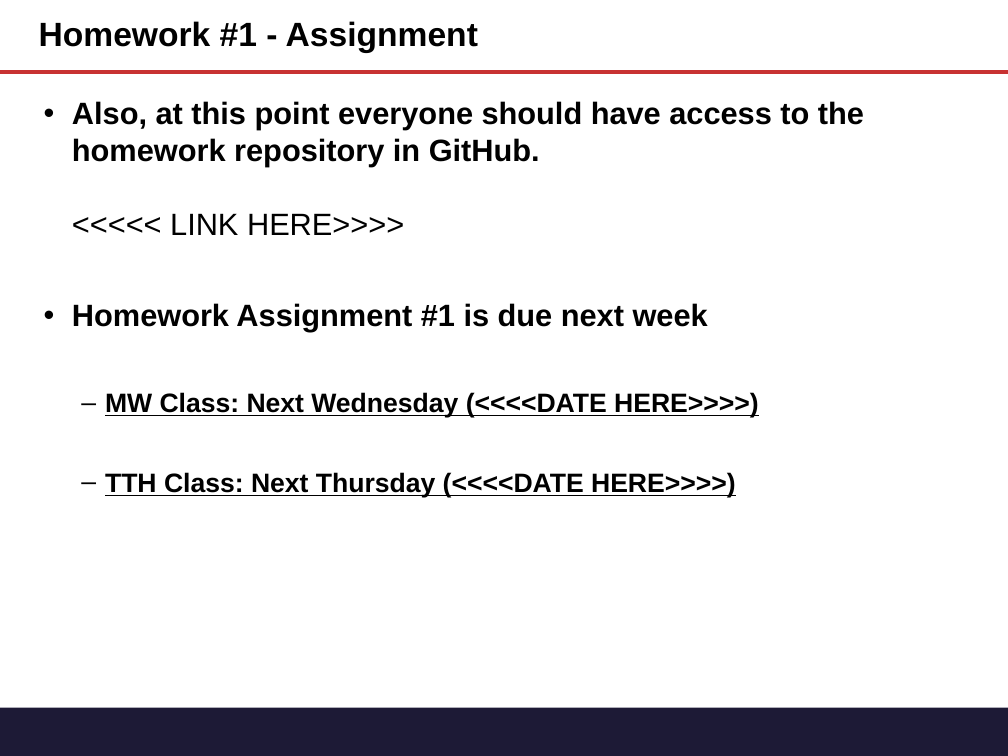
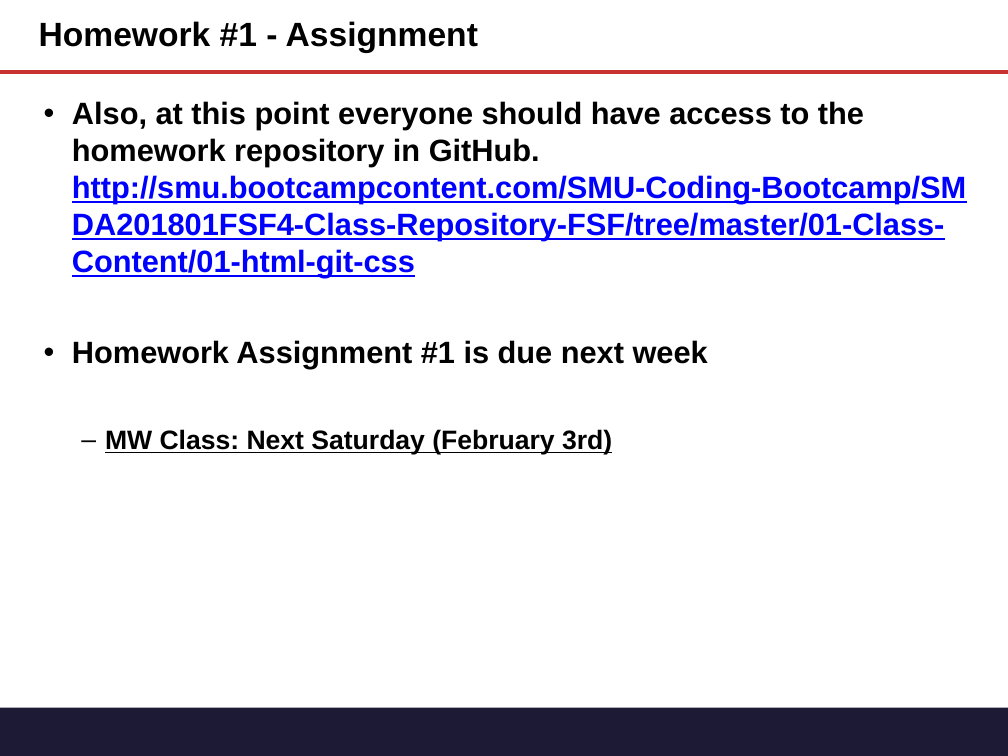
Before and after one commit to CourtneyDM/smu-class-repo, a slide deck: slide 5 of 02-lesson-plans/part-time/01-Week/02-Day/Slide-Shows/Gitn_Pro_HTML_CSS.pptx. Drawn at 1008x756 pixels with LibreOffice and Linux fonts; fonts in the diff are those of the drawing. Boxes give left, top, right and bottom in pixels: in the first picture for what was removed or moved away, otherwise in the second. Text is boxed around its words. In the diff, an @@ line names an element or a change of style, - is before the commit and + after.

```diff
--- a/02-lesson-plans/part-time/01-Week/02-Day/Slide-Shows/Gitn_Pro_HTML_CSS.pptx
+++ b/02-lesson-plans/part-time/01-Week/02-Day/Slide-Shows/Gitn_Pro_HTML_CSS.pptx
@@ text at [72, 101, 966, 278]: text changed; text colour #000000 to #0000FF @@
-• Also, at this point everyone should have access to the homework repository in GitHub.
-  <<<<< LINK HERE>>>>
+• Also, at this point everyone should have access to the homework repository in GitHub.
+  http://smu.bootcampcontent.com/SMU-Coding-Bootcamp/SMDA201801FSF4-Class-Repository-FSF/tree/master/01-Class-Content/01-html-git-css
@@ text at [105, 428, 612, 454]: text changed @@
-  – MW Class: Next Wednesday (<<<<DATE HERE>>>>)
-  – TTH Class: Next Thursday (<<<<DATE HERE>>>>)
+  – MW Class: Next Saturday (February 3rd)
```
Also in this commit, not shown: 7 other slides changed, 1 other file.
